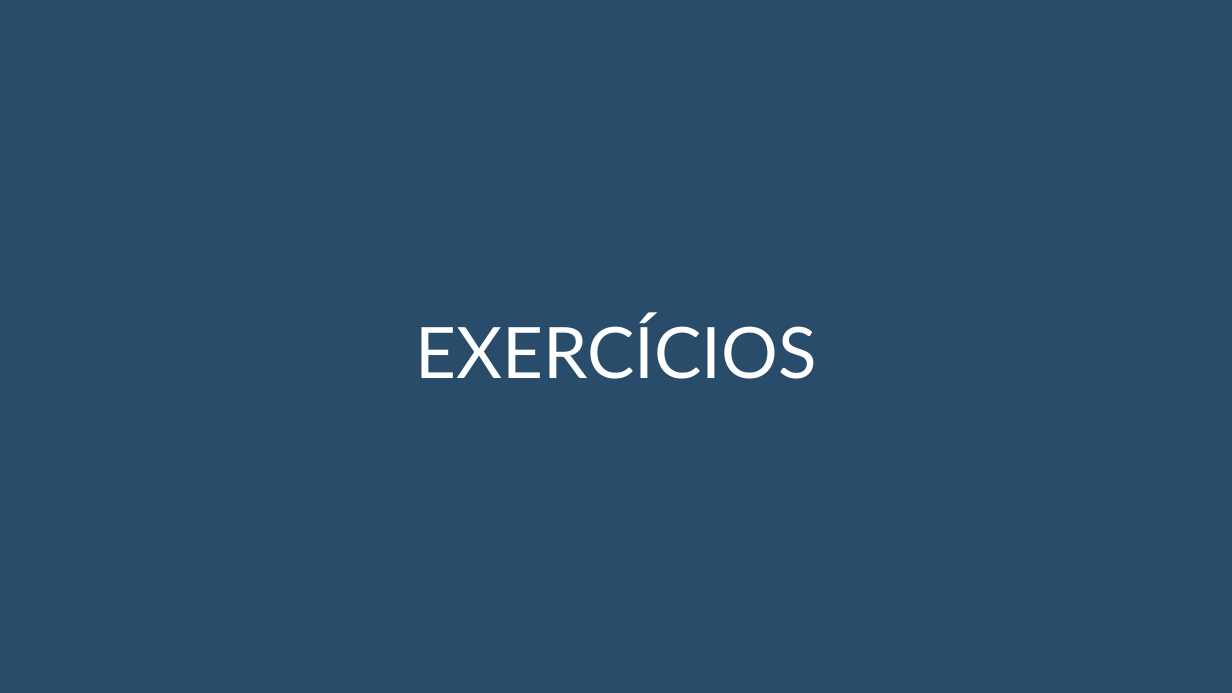
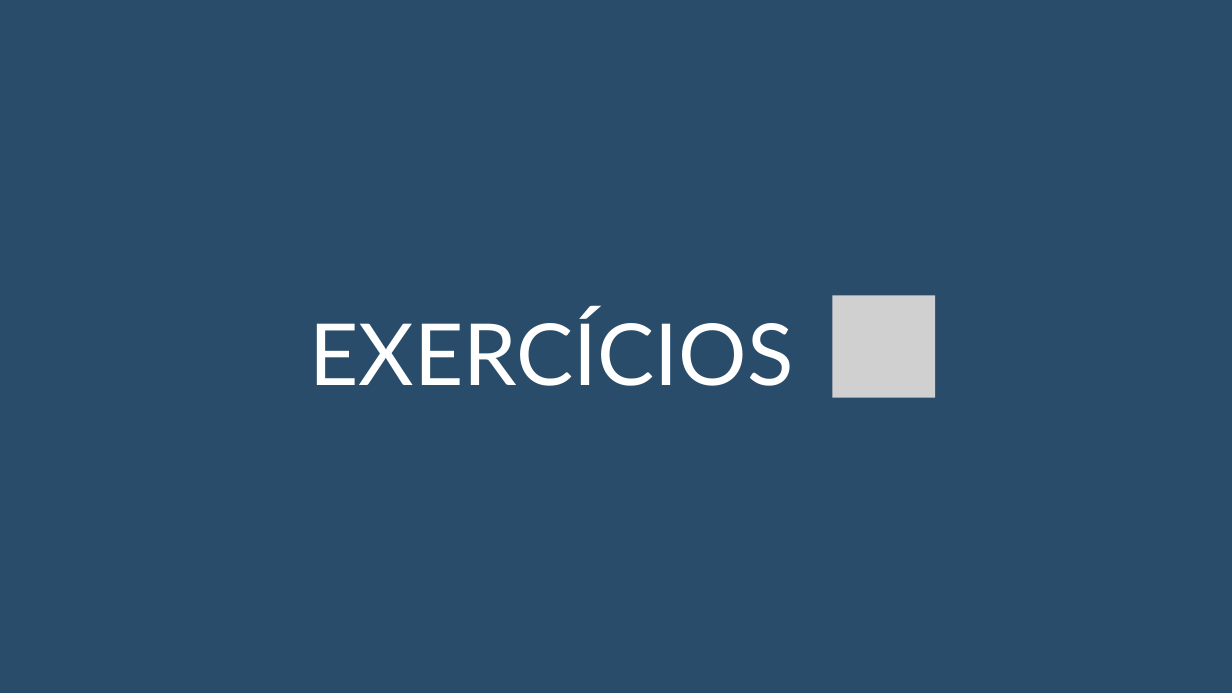
Before and after one commit to Lucas-Botezini/FundamentosDeProgramacaoEmPython, a slide deck: slide 20 of Aula 3/Aula 03 - Estrutura Condicional.pptx. Drawn at 1232x693 pixels with LibreOffice and Linux fonts; fonts in the diff are those of the drawing; grey boxes stand for pictures. Boxes give left, top, right and bottom in pixels: in the first picture for what was removed or moved away, otherwise in the second. Text is boxed around its words. In the diff, an @@ line names an element or a change of style, - is before the commit and + after.

Commit message:
Alteracao dos Slides e exercícios

```diff
--- a/Aula 3/Aula 03 - Estrutura Condicional.pptx
+++ b/Aula 3/Aula 03 - Estrutura Condicional.pptx
@@ text "EXERCÍCIOS": place and size @@
-text "EXERCÍCIOS" at [415, 316, 817, 379]
+text "EXERCÍCIOS" at [309, 311, 793, 386]
@@ text "EXERCÍCIOS" at [309, 311, 793, 386]: size 82.9 to 100 pt; line spacing 116.1pt to 140pt @@
@@ picture added at [832, 295, 935, 397] @@
```
Also in this commit, not shown: 1 other slide changed, 23 other files.
